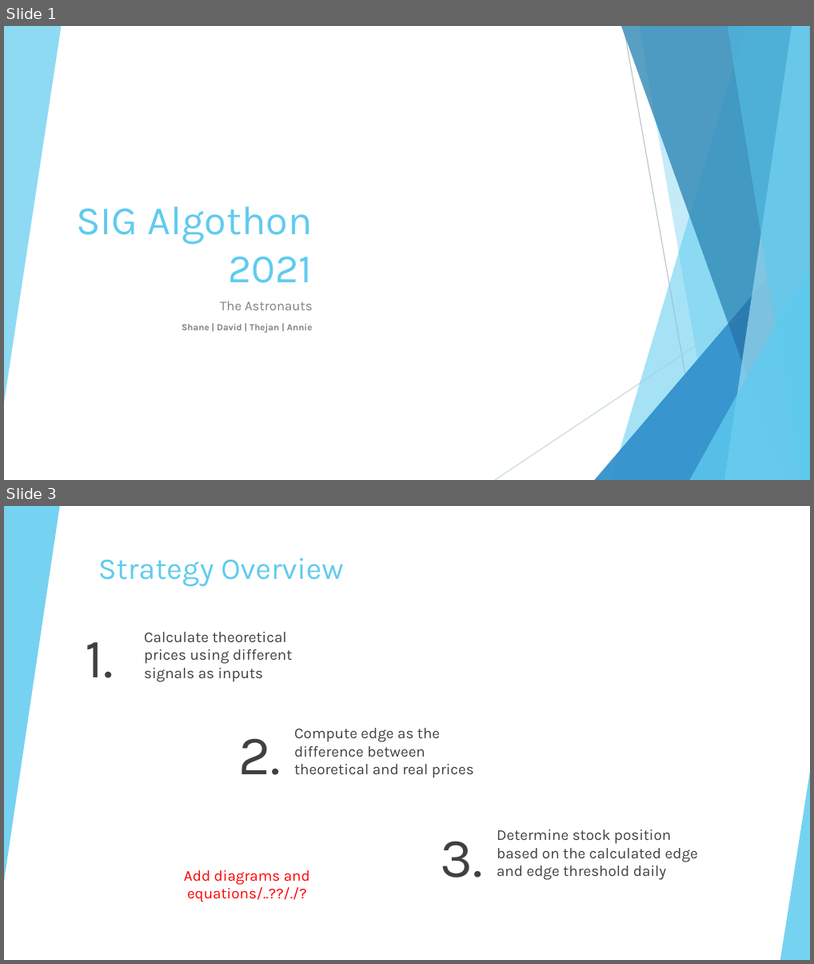
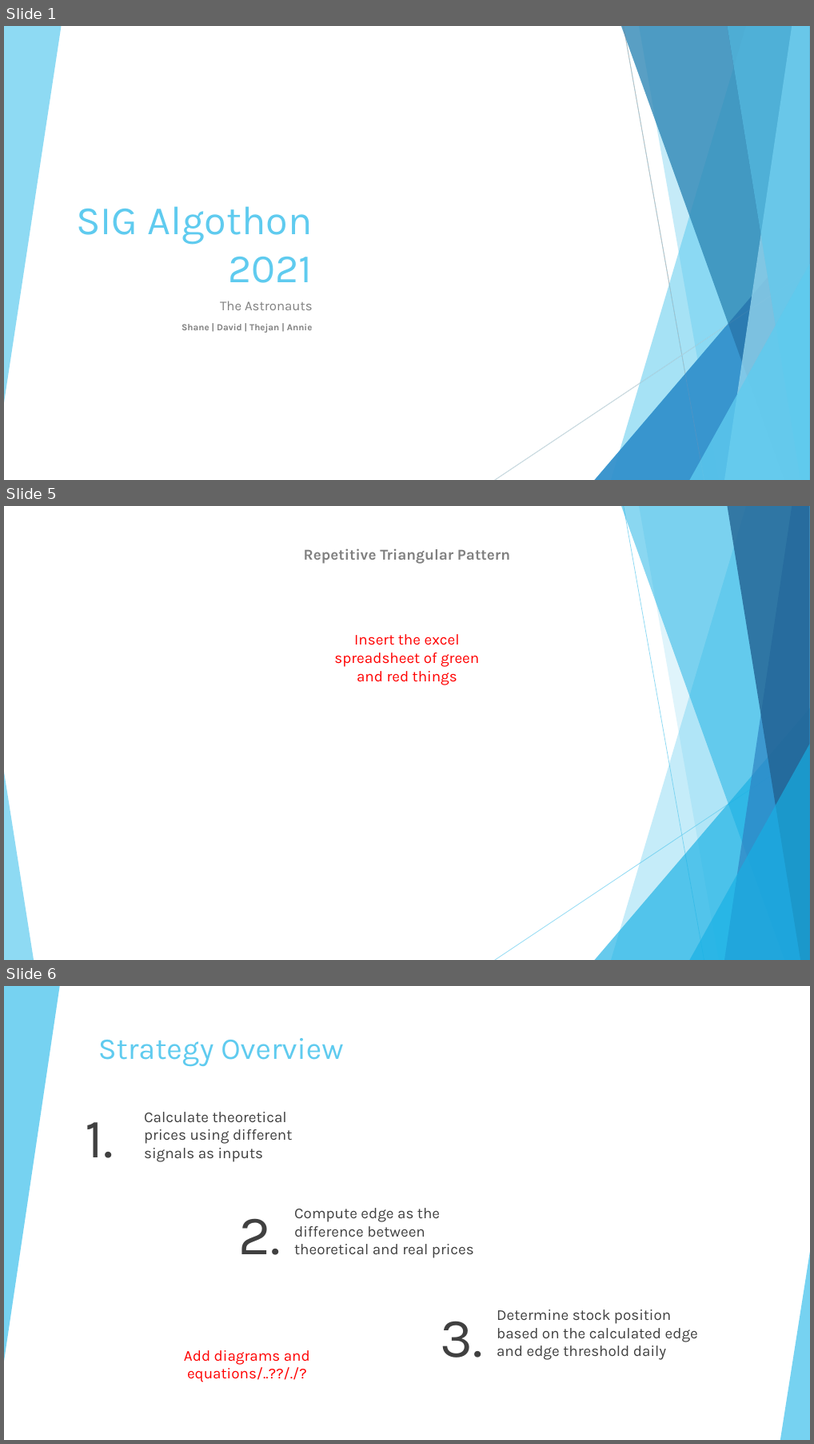
Before and after one commit to xhua7999/Astronauts---Sig-Algothon-2021, a slide deck: Astronauts_sig.pptx. Shown one above the other, each under a label of ours: slides 1 and 3 before the commit, slides 1, 5 and 6 after it; the slides between them are not shown. The pictures are 814x964 and 814x1444 pixels, drawn with LibreOffice and Linux fonts; fonts in the diff are those of the drawing; background and template pictures are left out. Boxes give left, top, right and bottom in pixels: in the first picture for what was removed or moved away, otherwise in the second. Text is boxed around its words. In the diff, an @@ line names an element or a change of style, - is before the commit and + after.

```diff
--- a/Astronauts_sig.pptx
+++ b/Astronauts_sig.pptx
@@ slide 5 added at (4,506,810,960), background #FFFFFF; not listed: 10 template elements that a slide beside it also shows @@
@@ text added at (304,548,510,564), 18 pt, text #808080, bold @@
+Repetitive Triangular Pattern
@@ text added at (334,634,479,685), 18 pt, text #FF0000 @@
+Insert the excel spreadsheet of green and red things
@@ what was slide 3 is now slide 6 @@
```
Also in this commit, not shown: 1 slide changed, 2 other slides added.
